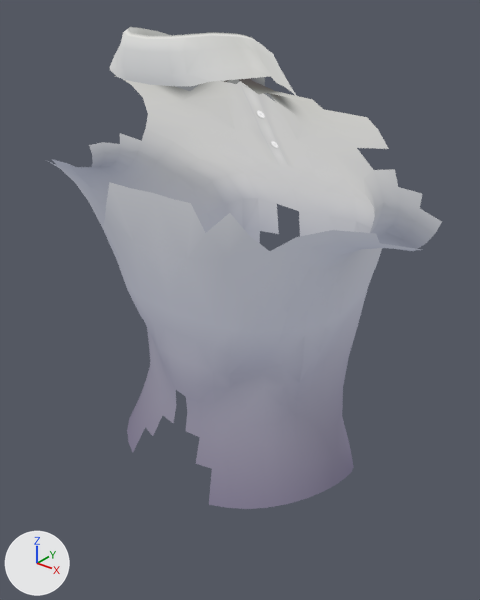
One commit to the glTF model parts/tops_collared_shirt_female_1.glb: the scene before it, then after it.
The view is the same before and after, from a 50 mm lens placed at (0.351, -0.409, 1.37), pointed at (0.003, 0.026, 1.1). The axes (+X, +Y, +Z) are drawn at lower left. The lights are the same throughout. The first picture is the older version. Vertices at exactly the same position are counted once.

Script lines for the objects in view, before the commit:
```python
me_shirt_collar = bpy.data.meshes.new('shirt_collar')
me_shirt_collar.from_pydata(...)  # 682 vertices, 1152 faces; spans x -0.192..0.198, y -0.079..0.135, z 0.938..1.337
# faces by material slot: [276, 876]
me_shirt_collar.materials.append(mat_default_fabric_1532_001)
me_shirt_collar.materials.append(mat_default_fabric_27796202_001)
ob_shirt_collar = bpy.data.objects.new('shirt_collar', me_shirt_collar)
ob_shirt_collar.location = (0.0, 0.0, 0.0)
```
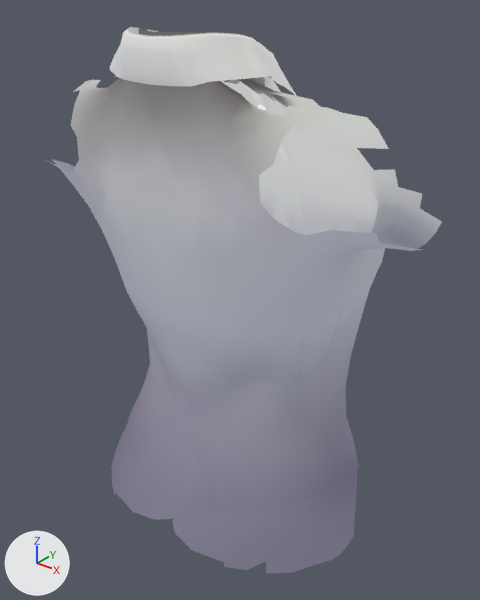
Location of each change, [x1, y1, x2, y2] in pixels of the pictures (480 x 600 px; the box of a moved part takes in the faces that stretch with it):
'shirt_collar', reshaped (13% taller)
    before: [46, 27, 442, 509]
    after: [46, 27, 442, 574]
part 1 of me_shirt_collar, added
    after: [110, 172, 357, 574]
part 2 of me_shirt_collar, added
    after: [68, 27, 370, 258]
part 3 of me_shirt_collar, moved or reshaped
    before: [63, 81, 400, 508]
    after: [60, 77, 400, 508]

The change in detail:
me_shirt_collar is used by ob_shirt_collar; location (0.0, 0.0, 0.0).
me_shirt_collar had 682 vertices, 1152 faces and spanned x -0.192..0.198, y -0.079..0.135, z 0.938..1.337.
me_shirt_collar now has 1421 vertices, 2290 faces and spans x -0.192..0.198, y -0.089..0.136, z 0.853..1.337.
me_shirt_collar part 1: a new loose piece of 445 vertices spanning x -0.139..0.139, y -0.089..0.129, z 0.853..1.21, in mat_default_fabric_27796202_001.
me_shirt_collar part 2: a new loose piece of 231 vertices spanning x -0.14..0.134, y -0.076..0.024, z 1.113..1.337, in mat_default_fabric_27796202_001.
me_shirt_collar part 3: 219 vertices moved from x -0.134..0.134, y -0.076..0.135, z 0.938..1.298 to x -0.135..0.135, y -0.078..0.136, z 0.939..1.3; 26 vertices removed from x -0.127..0.127, y -0.009..0.049, z 0.95..1.188; 71 vertices added at x -0.128..0.128, y -0.015..0.049, z 0.95..1.291.
Other edits to the shape of me_shirt_collar do not show in these pictures.
